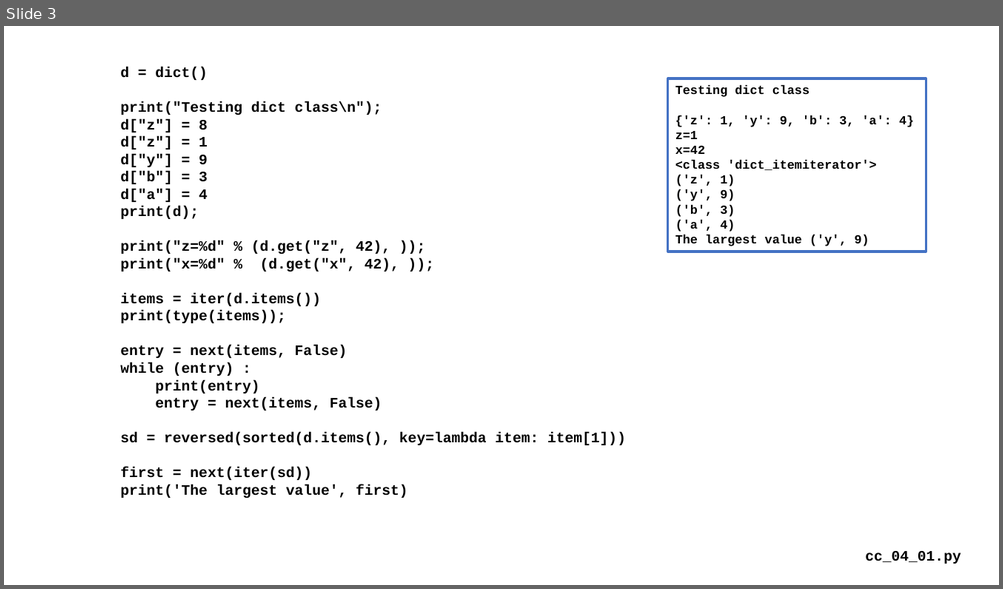
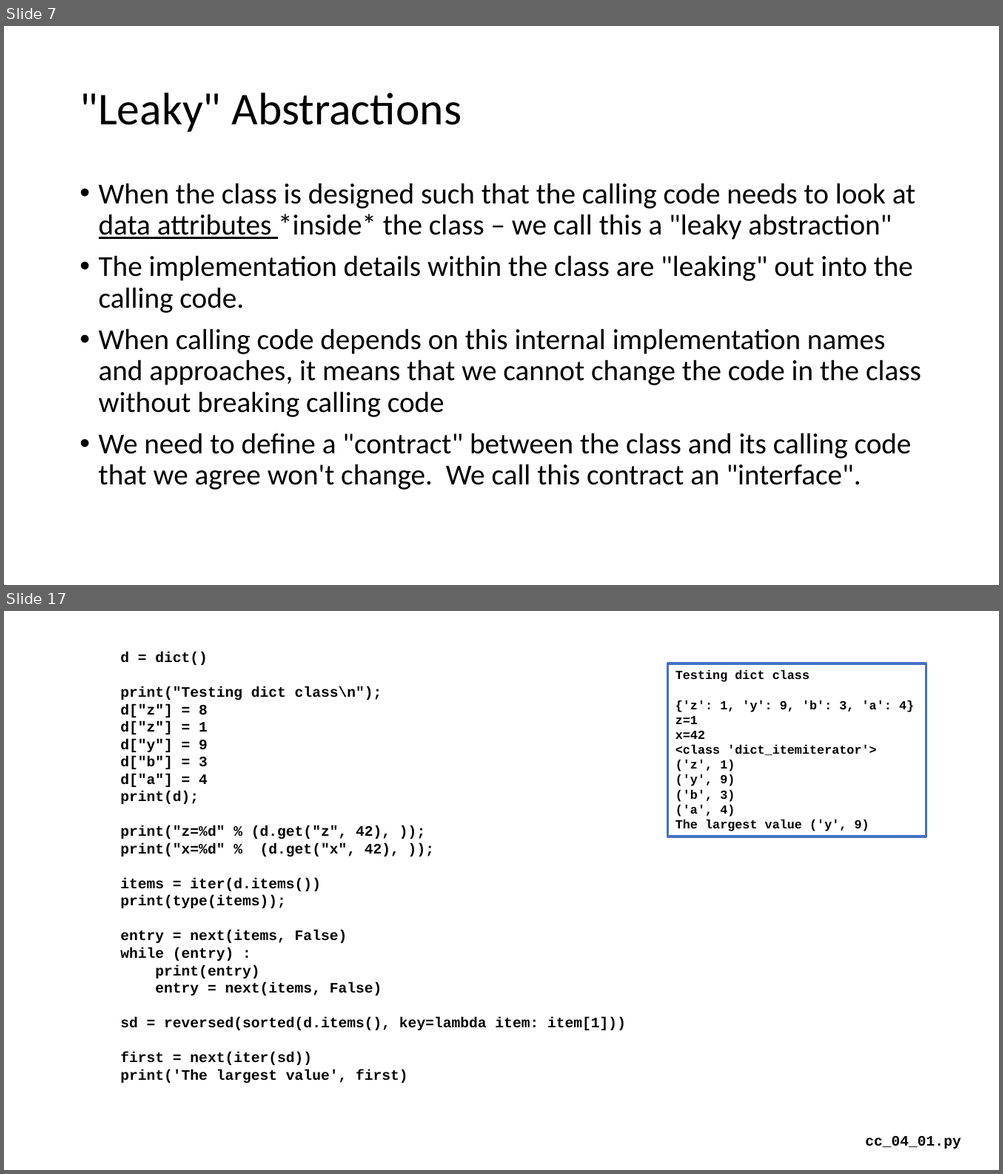
Before and after one commit to csev/cc4e, a slide deck: lectures/CC-04-Maps.pptx. Shown one above the other, each under a label of ours: slide 3 before the commit, slides 7 and 17 after it; the slides between them are not shown. The pictures are 1003x589 and 1003x1174 pixels, drawn with LibreOffice and Linux fonts; fonts in the diff are those of the drawing. Boxes give left, top, right and bottom in pixels: in the first picture for what was removed or moved away, otherwise in the second. Text is boxed around its words. In the diff, an @@ line names an element or a change of style, - is before the commit and + after.

```diff
--- a/lectures/CC-04-Maps.pptx
+++ b/lectures/CC-04-Maps.pptx
@@ slide 7 added at (4,26,999,585), background #FFFFFF @@
@@ title added at (79,93,462,132), 44 pt, text #000000 @@
+"Leaky" Abstractions
@@ text added at (99,183,921,490), 28 pt, text #000000 @@
+• When the class is designed such that the calling code needs to look at data attributes *inside* the class – we call this a "leaky abstraction"
+• The implementation details within the class are "leaking" out into the calling code.
+• When calling code depends on this internal implementation names and approaches, it means that we cannot change the code in the class without breaking calling code
+• We need to define a "contract" between the class and its calling code that we agree won't change. We call this contract an "interface".
@@ what was slide 3 is now slide 17 @@
```
Also in this commit, not shown: 2 slides changed, 14 other slides added, 1 slide removed, 7 other files.
